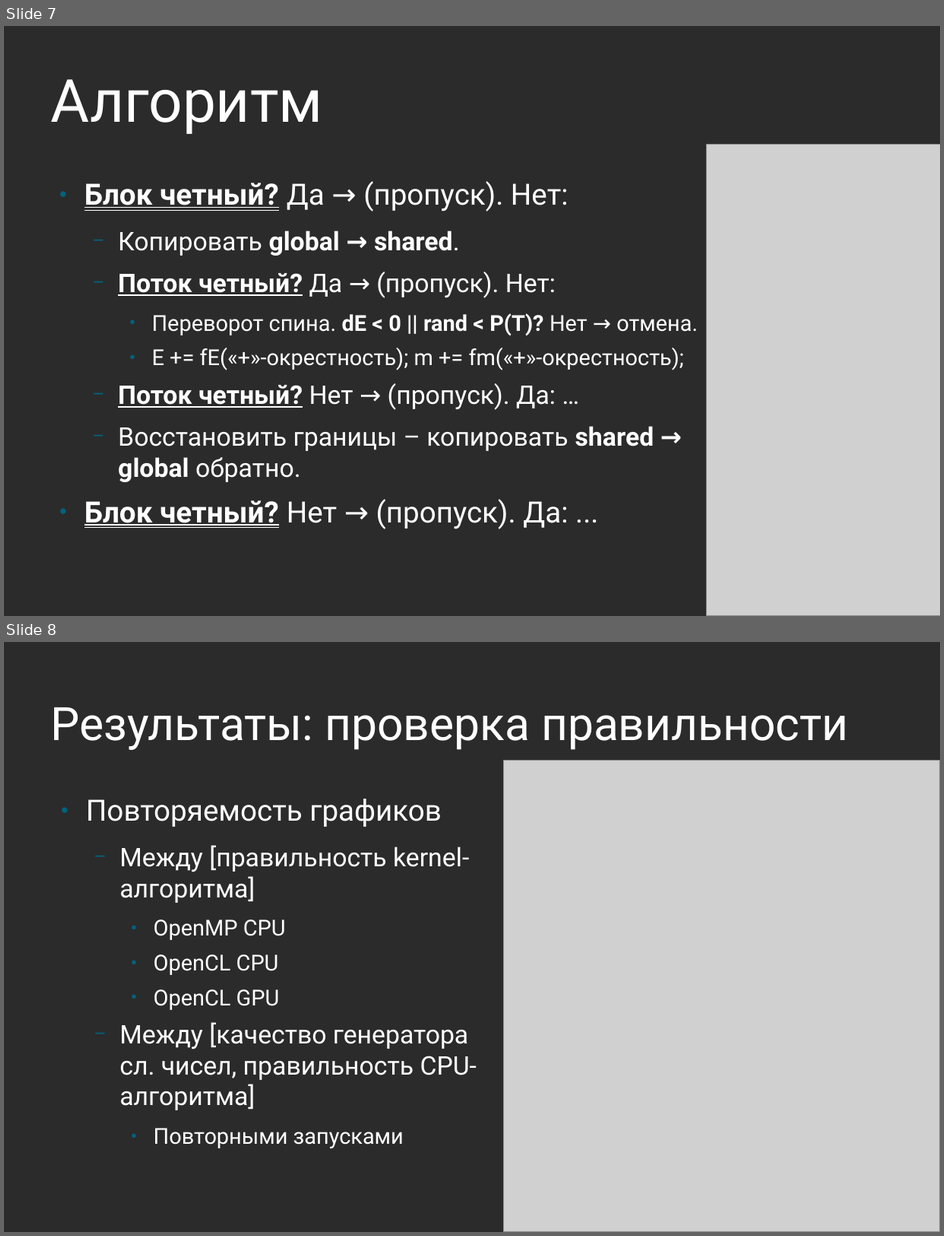
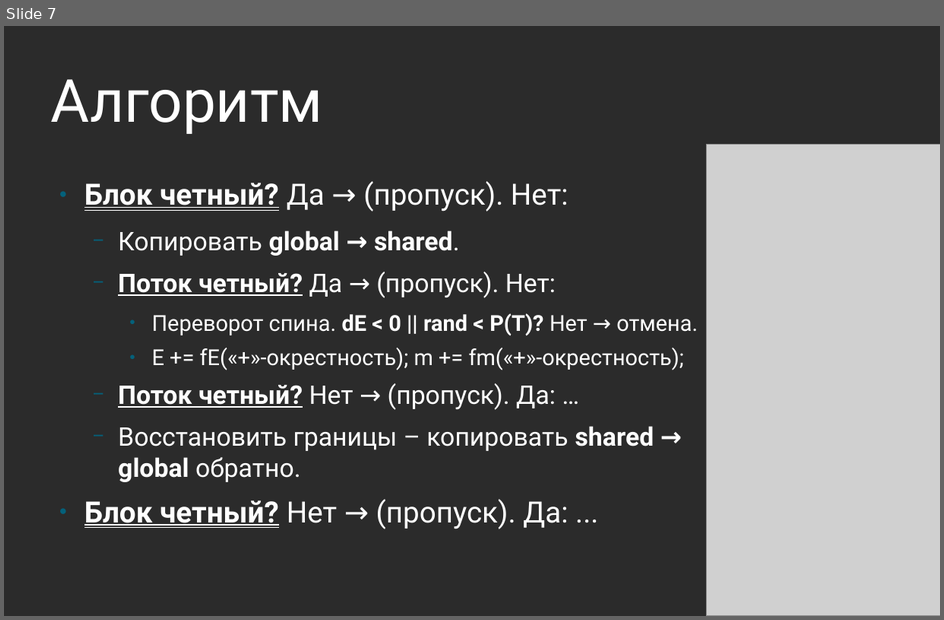
Before and after one commit to d8euAI8sMs/ss-13-ising, a slide deck: docs/report-opencl/presentation.odp. Shown one above the other, each under a label of ours: slides 7 and 8 before the commit, slide 7 after it. The pictures are 944x1236 and 944x620 pixels, drawn with LibreOffice and Linux fonts; fonts in the diff are those of the drawing; grey boxes stand for pictures; background and template pictures are left out; a plain dark background stands for a picture behind light text. Boxes give left, top, right and bottom in pixels: in the first picture for what was removed or moved away, otherwise in the second. Text is boxed around its words. In the diff, an @@ line names an element or a change of style, - is before the commit and + after.

```diff
--- a/docs/report-opencl/presentation.odp
+++ b/docs/report-opencl/presentation.odp
@@ slide 8 removed at bbox=[4, 642, 940, 1232], background picture (left out) @@
@@ title removed at bbox=[51, 707, 848, 750] @@
-Результаты: проверка правильности
@@ picture removed at bbox=[503, 760, 940, 1232] @@
@@ text removed at bbox=[86, 799, 477, 1148] @@
-● Повторяемость графиков
-  − Между [правильность kernel-алгоритма]
-    ● OpenMP CPU
-    ● OpenCL CPU
-    ● OpenCL GPU
-  − Между [качество генератора сл. чисел, правильность CPU-алгоритма]
-    ● Повторными запусками
```
Also in this commit, not shown: 2 slides changed, 1 slide added, 1 other file.
